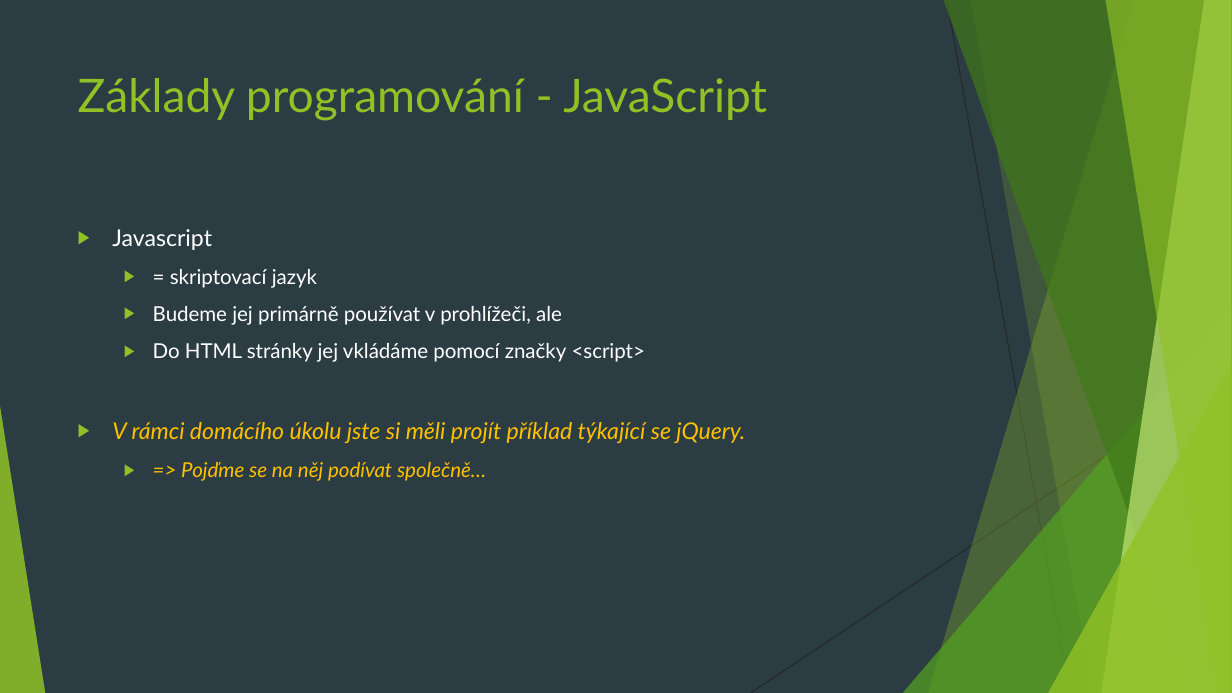
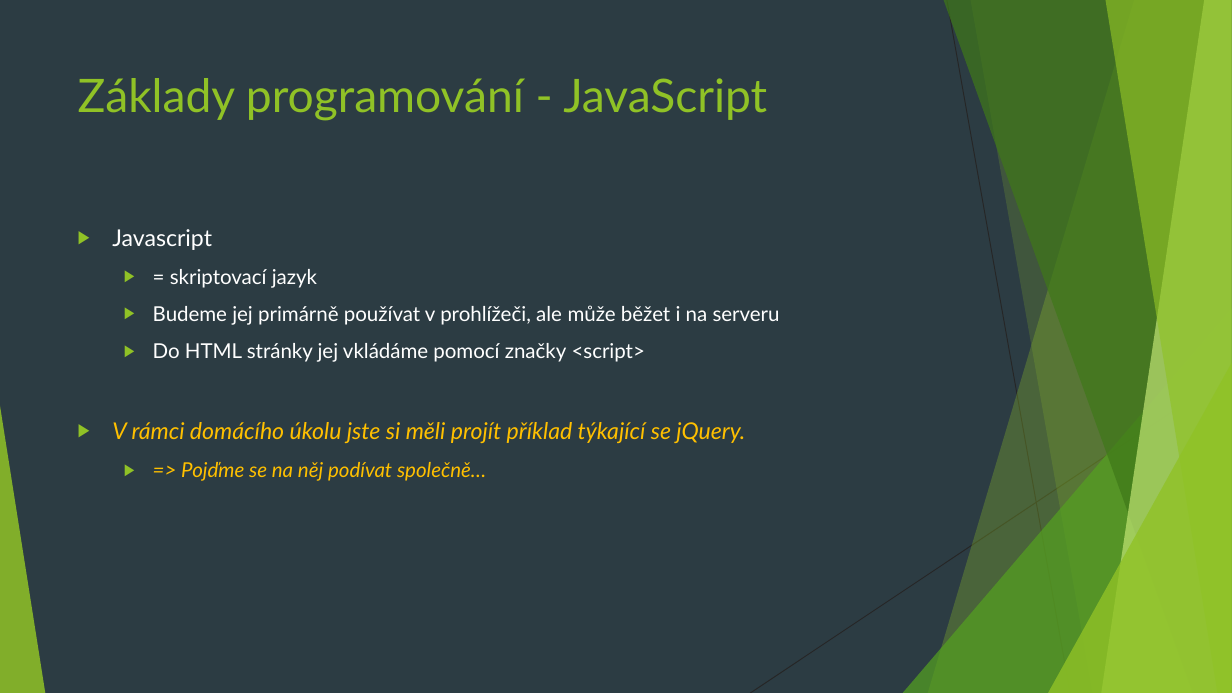
Before and after one commit to 4iz160/cviceni, a slide deck: slide 4 of 05-strukturovana-data/cviceni-05.pptx. Drawn at 1232x693 pixels with LibreOffice and Linux fonts; fonts in the diff are those of the drawing. Boxes give left, top, right and bottom in pixels: in the first picture for what was removed or moved away, otherwise in the second. Text is boxed around its words. In the diff, an @@ line names an element or a change of style, - is before the commit and + after.

Commit message:
úprava prezentace

```diff
--- a/05-strukturovana-data/cviceni-05.pptx
+++ b/05-strukturovana-data/cviceni-05.pptx
@@ text at (153,305,780,325): text changed @@
-  ▶ Budeme jej primárně používat v prohlížeči, ale
+  ▶ Budeme jej primárně používat v prohlížeči, ale může běžet i na serveru
```
